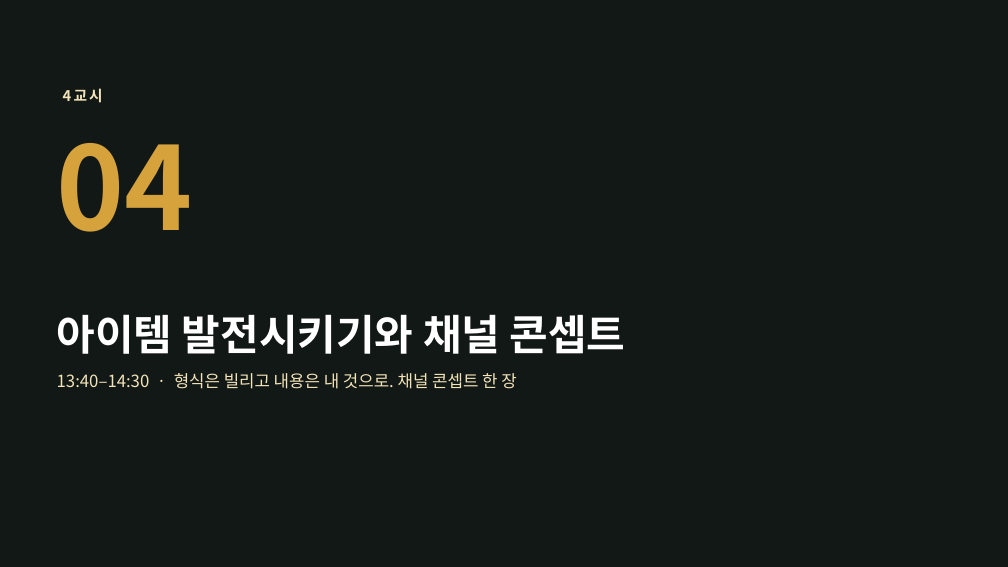
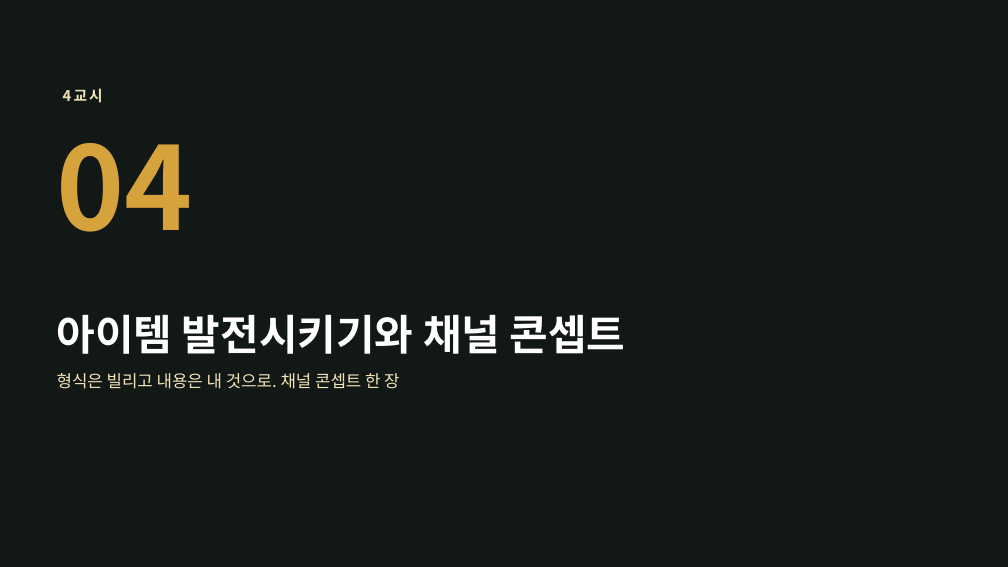
Before and after one commit to yujida/MARUBIT, a slide deck: slide 30 of lectures/02/2회차_기획하는머리_슬라이드.pptx. Drawn at 1008x567 pixels with LibreOffice and Linux fonts; fonts in the diff are those of the drawing; background and template pictures are left out. Boxes give left, top, right and bottom in pixels: in the first picture for what was removed or moved away, otherwise in the second. Text is boxed around its words. In the diff, an @@ line names an element or a change of style, - is before the commit and + after.

```diff
--- a/lectures/02/2회차_기획하는머리_슬라이드.pptx
+++ b/lectures/02/2회차_기획하는머리_슬라이드.pptx
@@ text at (x1=57, y1=373, x2=399, y2=389): text changed @@
-13:40–14:30 · 형식은 빌리고 내용은 내 것으로. 채널 콘셉트 한 장
+형식은 빌리고 내용은 내 것으로. 채널 콘셉트 한 장
```
Also in this commit, not shown: 21 other slides changed, 2 slides added, 16 other files.
